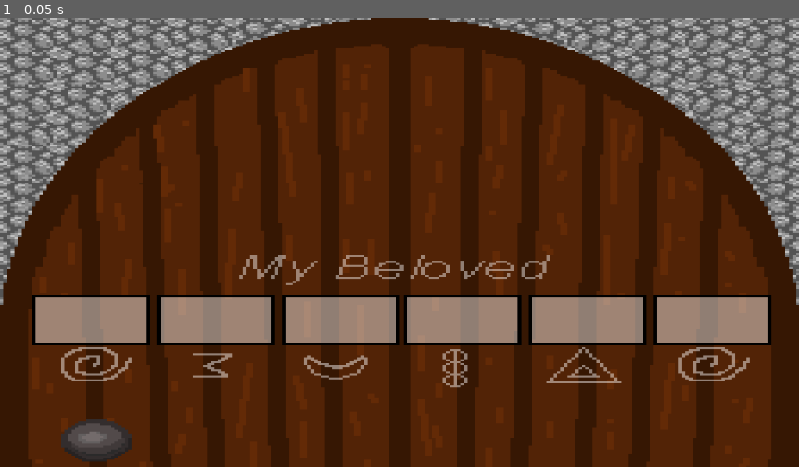
Above: before the commit, frame 1.
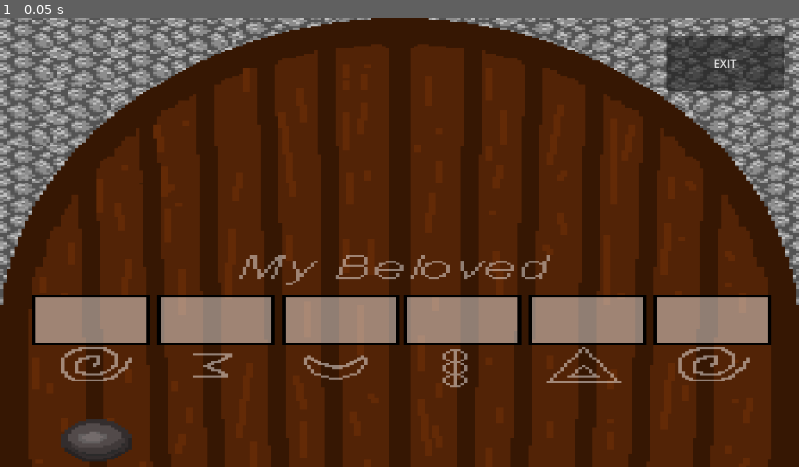
Above: after the commit, the same moment.

Repository: manaskhadka/qrow
Game: Godot game, scene res://world2.tscn
Two runs of this game, one before a commit and one after it. Both use one fixed random seed, a clock stepped at 60 frames per second and the inputs below. This scene is started directly instead of the project's main scene.
Inputs:
- Up to frame 1 (0.05 s): no input

The runs differ from the first frame. In frame 1, 1.8% of the frame differs, in the area x 83-99%, y 4-17%.

Commit message:
successfully entered into and out of an element

Diff:
--- /dev/null
+++ b/Button1.gd
@@ -0,0 +1,16 @@
+extends Button
+
+
+# Called when the node enters the scene tree for the first time.
+func _ready():
+	pass # Replace with function body.
+
+
+# Called every frame. 'delta' is the elapsed time since the previous frame.
+func _process(delta):
+	pass
+
+
+func _on_pressed():
+	print("hi")
+	get_tree().change_scene_to_file("res://world.tscn")
--- a/world2.tscn
+++ b/world2.tscn
@@ -1,6 +1,7 @@
-[gd_scene load_steps=2 format=3 uid="uid://dicdf0rv56lca"]
+[gd_scene load_steps=3 format=3 uid="uid://dicdf0rv56lca"]
 
 [ext_resource type="Texture2D" uid="uid://2id8dp1ijql5" path="res://desert-game-assets/Door (1).png" id="1_wawls"]
+[ext_resource type="Script" path="res://Button1.gd" id="2_bwfl5"]
 
 [node name="world2" type="Node2D"]
 
@@ -8,3 +9,13 @@
 offset_right = 1153.0
 offset_bottom = 649.0
 texture = ExtResource("1_wawls")
+
+[node name="Button" type="Button" parent="."]
+offset_left = 961.0
+offset_top = 26.0
+offset_right = 1131.0
+offset_bottom = 105.0
+text = "EXIT"
+script = ExtResource("2_bwfl5")
+
+[connection signal="pressed" from="Button" to="Button" method="_on_pressed"]
